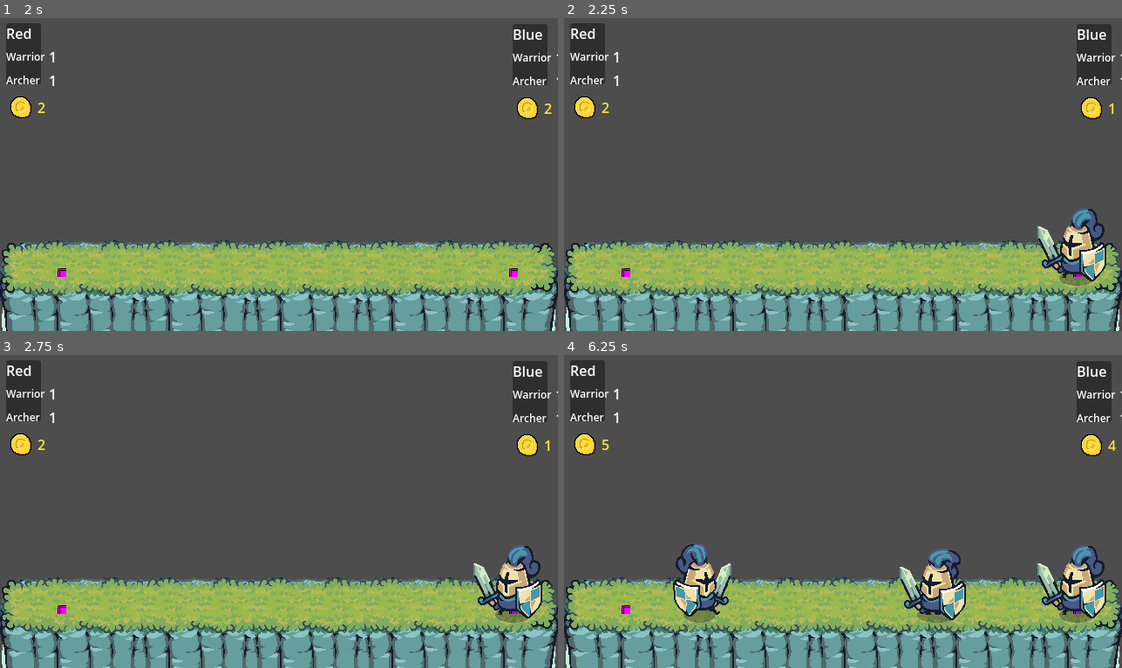
Above: before the commit, frames 1-4 (two rows, left to right).
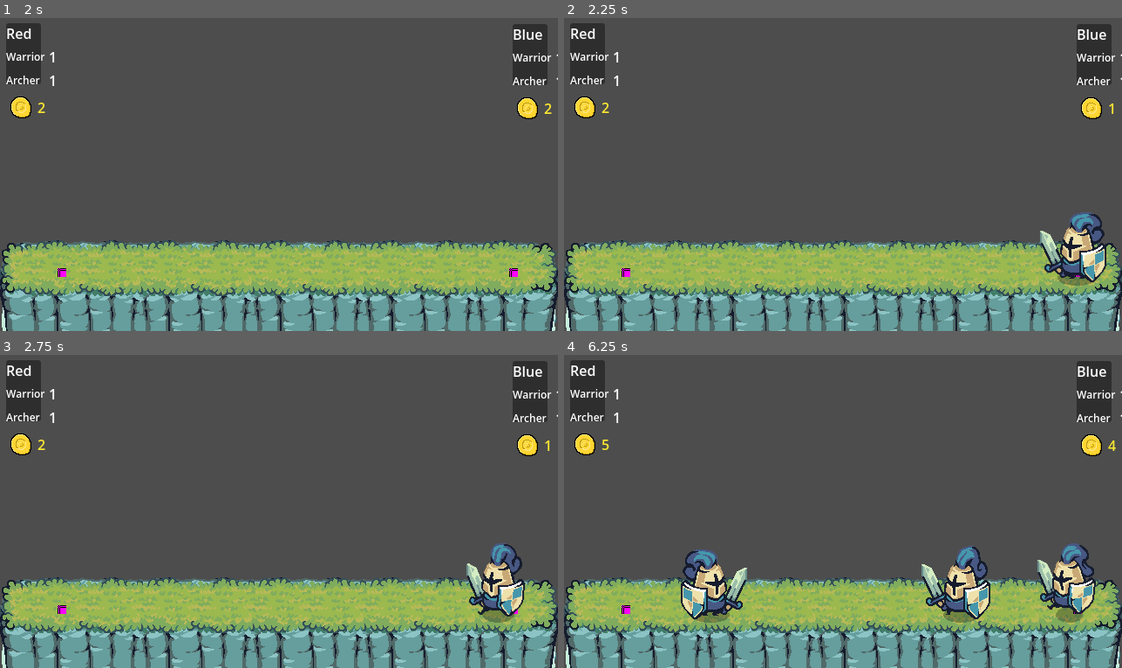
Above: after the commit, the same moments.

Repository: Simonfitz/TiniArmy
Game: Godot game, scene res://scenes/game/game.tscn
The game is run twice, just before and just after one commit, with the same random seed, the same clock (stepped at 60 frames per second) and the same inputs.
Inputs:
- Up to frame 1 (2 s): tap Enter at 0.5 s; hold D (Right) 0.53-1.28 s; tap Space at 1.25 s; hold A (Left) from 1.28 s (still down)
- Up to frame 2 (2.25 s): tap Enter at 2 s; release A (Left) at 2.03 s; hold D (Right) from 2.03 s (still down)
- Up to frame 3 (2.75 s): keep holding D (Right)
- Up to frame 4 (6.25 s): release D (Right) at 3.53 s; hold A (Left) 3.53-5.78 s; hold D (Right) from 5.78 s (still down)

Frame 1 is identical in both runs. In frame 2, 0.8% of the frame differs, in the area x 84-98%, y 60-86%; in frame 3, 2.3%; in frame 4, 6.5%, in the area x 19-98%, y 60-86%.

Commit message:
Move to using linear velocity for movement

Diff:
--- a/tiniarmy/resources/states/state_moving.gd
+++ b/tiniarmy/resources/states/state_moving.gd
@@ -3,46 +3,37 @@
 
 enum DIRECTIONS { LEFT, RIGHT }
 
-const MOVE_DISTANCE = 50
-const MAX_STATE_DURATION = 5.0
+const BASE_MOVE_DISTANCE = Vector2(100, 0)
 
-var state_timer := 0.0
-var walk_duration := 1.0
+var walk_duration := 0.1
 var walk_timer := 0.0
-var last_direction := DIRECTIONS.LEFT
 
 @onready var unit: RigidBody2D = $"../.."
 @onready var animated_sprite_2d: AnimatedSprite2D = $"../../AnimatedSprite2D"
 
 
 func enter():
-	animated_sprite_2d.play("idle")
+	walk()
 
 
 func update(delta):
-	state_timer += delta
 	walk_timer += delta
-
 	if walk_timer >= walk_duration:
 		walk_timer = 0.0  # Reset the timer
 		walk()
 
-	if state_timer >= MAX_STATE_DURATION:
-		state_timer = 0.0
-		transition.emit(self, "Idle")
-
 	if unit.can_attack:
 		transition.emit(self, "Fighting")
 
+	if unit.blocked:
+		transition.emit(self, "Idle")
+
 
 func walk():
-	animated_sprite_2d.play("moving")
-	var new_unit_pos = Vector2(unit.position.x + MOVE_DISTANCE*unit.direction, unit.position.y)
-	if can_move(new_unit_pos):
-		var movement_tween = create_tween()
-		movement_tween.tween_property(unit, "position", new_unit_pos, walk_duration)
-		last_direction = DIRECTIONS.LEFT
+	if can_move():
+		animated_sprite_2d.play("moving")
+		unit.linear_velocity = BASE_MOVE_DISTANCE * unit.direction
 
 
-func can_move(new_unit_pos):
+func can_move():
 	return true
--- a/tiniarmy/scenes/unit/unit.gd
+++ b/tiniarmy/scenes/unit/unit.gd
@@ -8,12 +8,14 @@
 
 var direction: int = 1 # positive or negitive to multiply speed by
 var can_attack: bool = false
+var blocked: bool = false
 var enemy_team: String
 @export var team: String
 @export var unit_info: UnitInfo
 @export var unit_state: String = "Moving"
 @onready var animated_sprite_2d: AnimatedSprite2D = $AnimatedSprite2D
-@onready var attack_ray_cast_2d: RayCast2D = $AttackRayCast2D
+@onready var enemy_ray_cast_2d: RayCast2D = $EnemyRayCast2D
+@onready var ally_ray_cast_2d: RayCast2D = $AllyRayCast2D
 
 
 # Called when the node enters the scene tree for the first time.
@@ -26,8 +28,8 @@
 
 # Called every frame. 'delta' is the elapsed time since the previous frame.
 func _process(_delta):
-	target_in_range()
-
+	enemy_in_range()
+	ally_in_range()
 
 func die():
 	queue_free()
@@ -47,17 +49,24 @@
 	update_range()
 
 func update_range():
-	attack_ray_cast_2d.target_position = attack_ray_cast_2d.target_position * direction
+	enemy_ray_cast_2d.target_position = enemy_ray_cast_2d.target_position * direction
 
-func target_in_range():
-	if attack_ray_cast_2d.is_colliding():
+func enemy_in_range():
+	if enemy_ray_cast_2d.is_colliding():
 		can_attack = true
 	else:
 		can_attack = false
+
+func ally_in_range():
+	if ally_ray_cast_2d.is_colliding():
+		blocked = true
+	else:
+		blocked = false
 
 func set_layers():
 	set_collision_layer_value(LAYERS[team], true)
 
 func set_masks():
 	set_collision_mask_value(LAYERS[team], true)
-	attack_ray_cast_2d.set_collision_mask_value(LAYERS[enemy_team], true)
+	ally_ray_cast_2d.set_collision_mask_value(LAYERS[team], true)
+	enemy_ray_cast_2d.set_collision_mask_value(LAYERS[enemy_team], true)
--- a/tiniarmy/scenes/unit/unit.tscn
+++ b/tiniarmy/scenes/unit/unit.tscn
@@ -164,7 +164,11 @@
 position = Vector2(1, 0)
 shape = SubResource("RectangleShape2D_fvc8g")
 
-[node name="AttackRayCast2D" type="RayCast2D" parent="."]
+[node name="EnemyRayCast2D" type="RayCast2D" parent="."]
+target_position = Vector2(100, 0)
+collision_mask = 0
+
+[node name="AllyRayCast2D" type="RayCast2D" parent="."]
 target_position = Vector2(100, 0)
 collision_mask = 0
 
